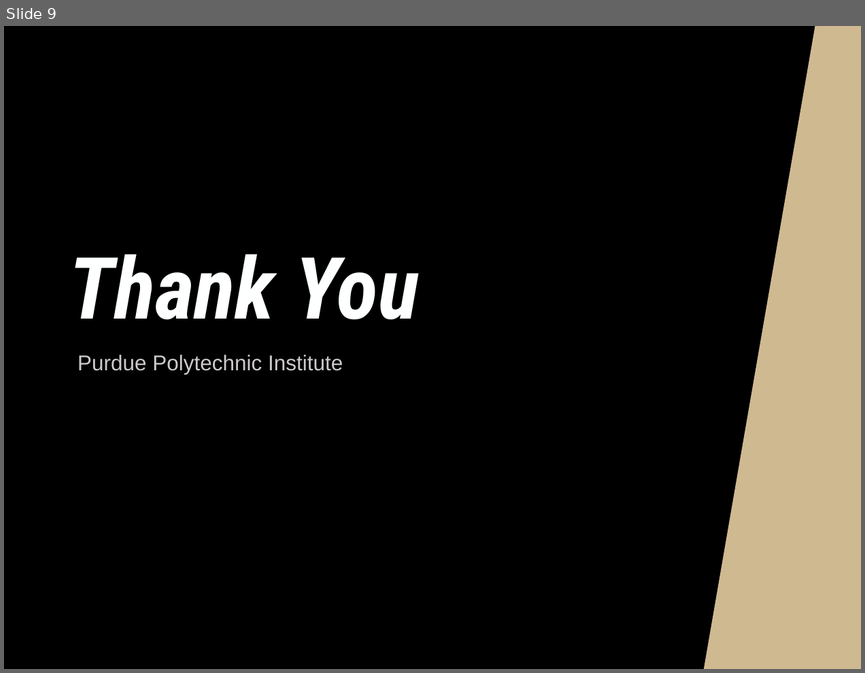
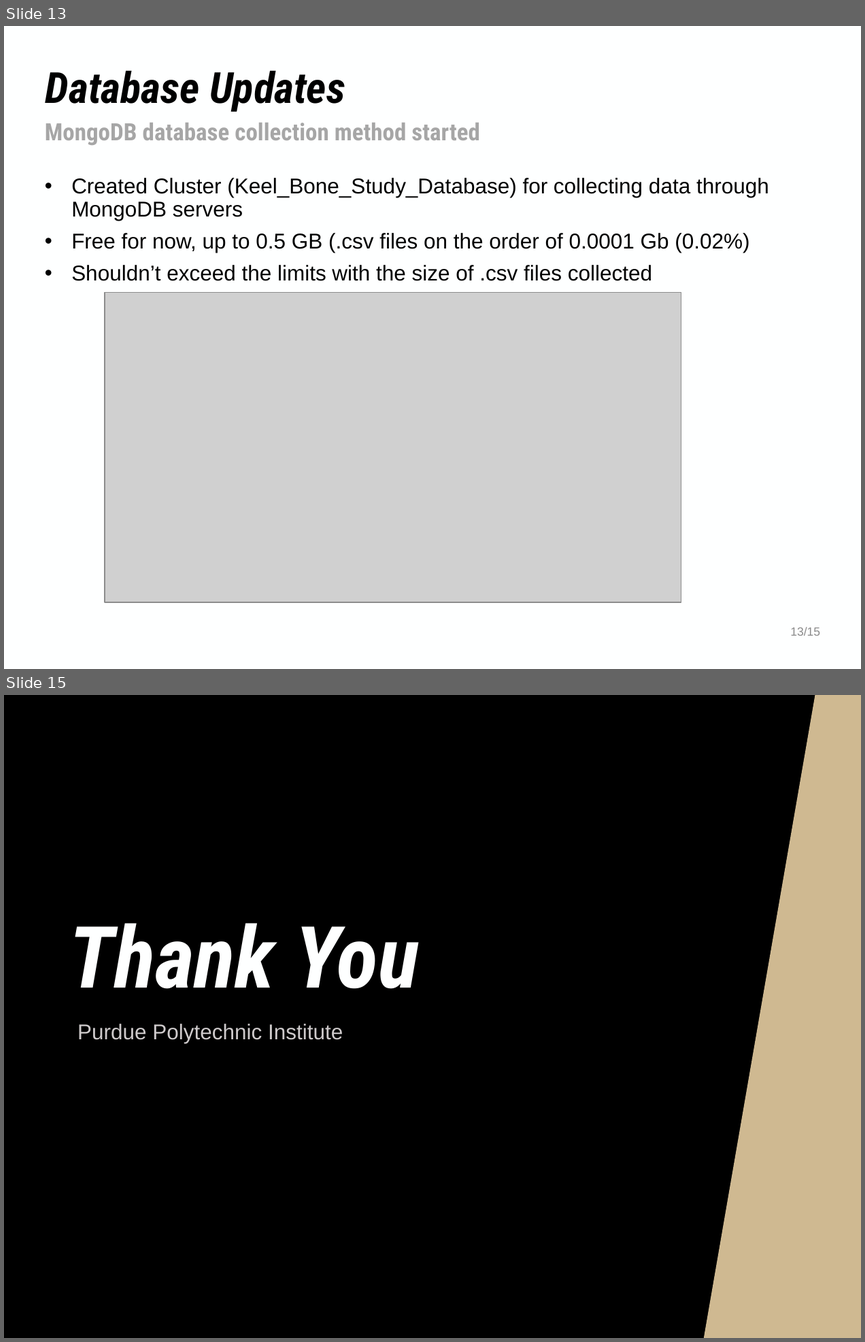
Before and after one commit to NHuang58/Biomedical_Device_PCB, a slide deck: Documentation/Slides/Week_32.pptx. Shown one above the other, each under a label of ours: slide 9 before the commit, slides 13 and 15 after it; the slides between them are not shown. The pictures are 865x673 and 865x1342 pixels, drawn with LibreOffice and Linux fonts; fonts in the diff are those of the drawing; grey boxes stand for pictures; background and template pictures are left out. Boxes give left, top, right and bottom in pixels: in the first picture for what was removed or moved away, otherwise in the second. Text is boxed around its words. In the diff, an @@ line names an element or a change of style, - is before the commit and + after.

```diff
--- a/Documentation/Slides/Week_32.pptx
+++ b/Documentation/Slides/Week_32.pptx
@@ slide 13 added at (4,26,861,669), background #FEFFFF @@
@@ title added at (45,70,345,112), 36 pt, text #000000, bold, italic @@
+Database Updates
@@ text added at (45,123,479,145), 20 pt, text #A6A6A6, bold @@
+MongoDB database collection method started
@@ text added at (71,178,769,281), 18 pt, text #000000 @@
+• Created Cluster (Keel_Bone_Study_Database) for collecting data through MongoDB servers
+• Free for now, up to 0.5 GB (.csv files on the order of 0.0001 Gb (0.02%)
+• Shouldn’t exceed the limits with the size of .csv files collected
@@ picture added at (105,292,682,602) @@
@@ text added at (790,626,820,635), 10 pt, text #8C8C8C @@
+13/15
@@ what was slide 9 is now slide 15 @@
```
Also in this commit, not shown: 3 slides changed, 10 other slides added, 5 slides removed, 16 other files.
